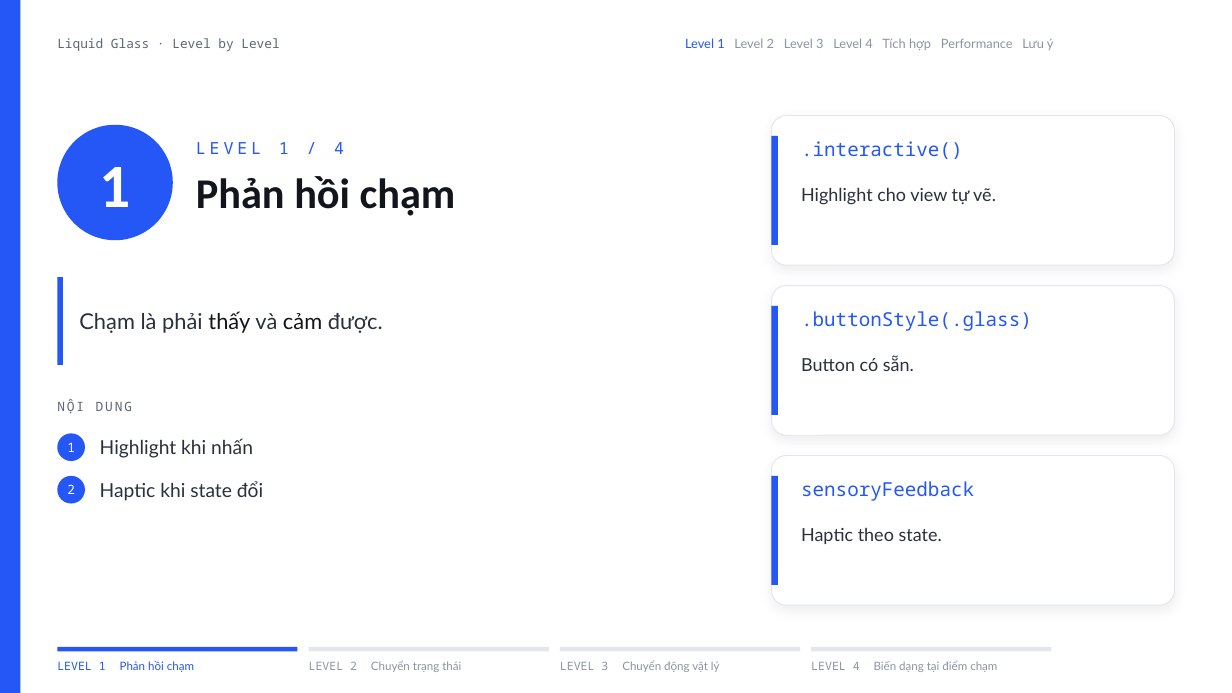
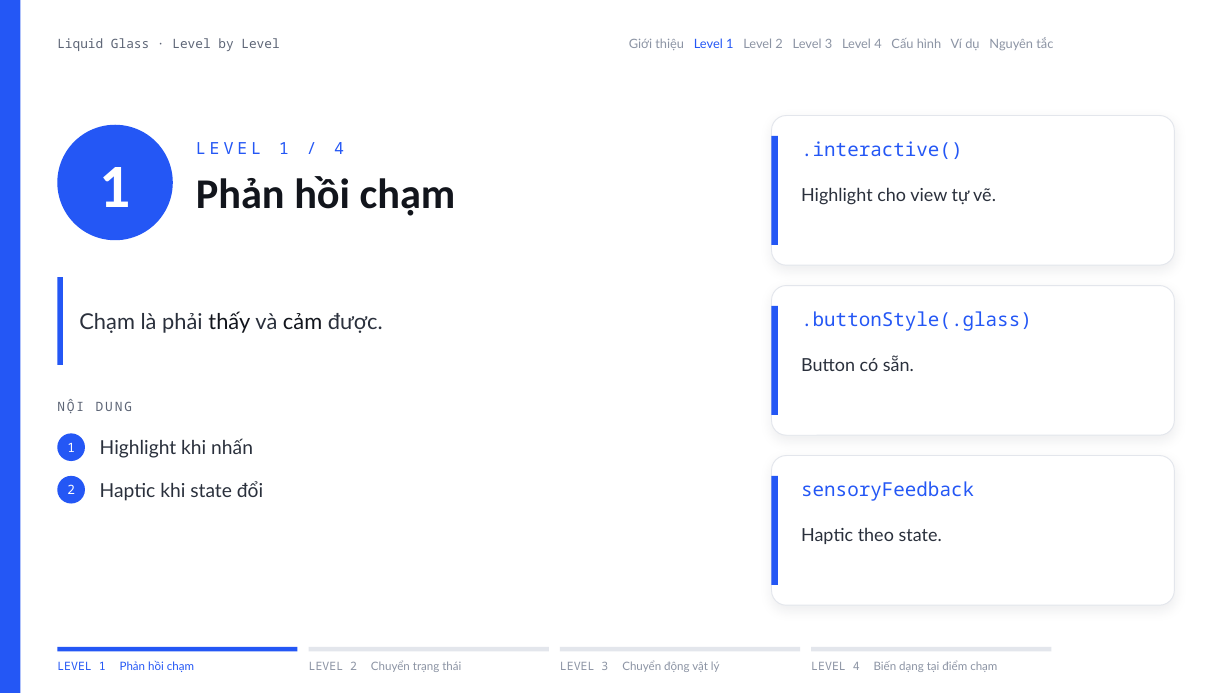
Before and after one commit to matech03/workshop-liquid-glass, a slide deck: slide 4 of slides/Trai-nghiem-Liquid-Glass.pptx (slide 3 before the commit). Drawn at 1232x693 pixels with LibreOffice and Linux fonts; fonts in the diff are those of the drawing. Boxes give left, top, right and bottom in pixels: in the first picture for what was removed or moved away, otherwise in the second. Text is boxed around its words. In the diff, an @@ line names an element or a change of style, - is before the commit and + after.

```diff
--- a/slides/Trai-nghiem-Liquid-Glass.pptx
+++ b/slides/Trai-nghiem-Liquid-Glass.pptx
@@ text at box(629, 37, 1053, 50): text changed @@
-Level 1 Level 2 Level 3 Level 4 Tích hợp Performance Lưu ý
+Giới thiệu Level 1 Level 2 Level 3 Level 4 Cấu hình Ví dụ Nguyên tắc
```
Also in this commit, not shown: 11 other slides changed, 6 slides added, 5 slides removed, 51 other files.
